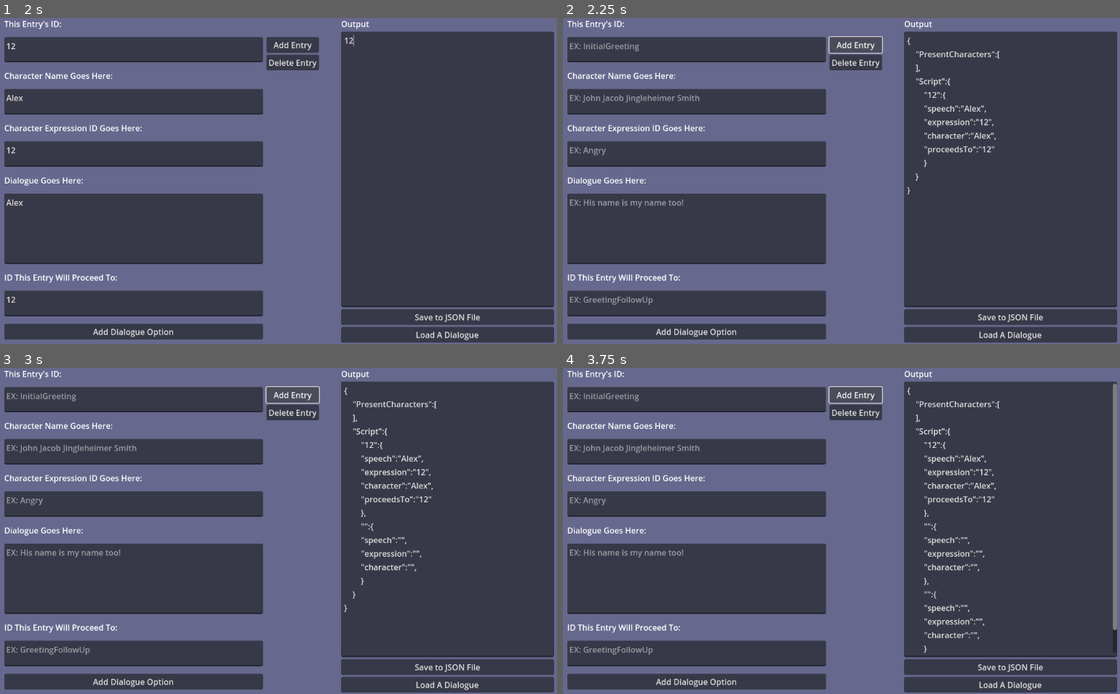
Above: before the commit, frames 1-4 (two rows, left to right).
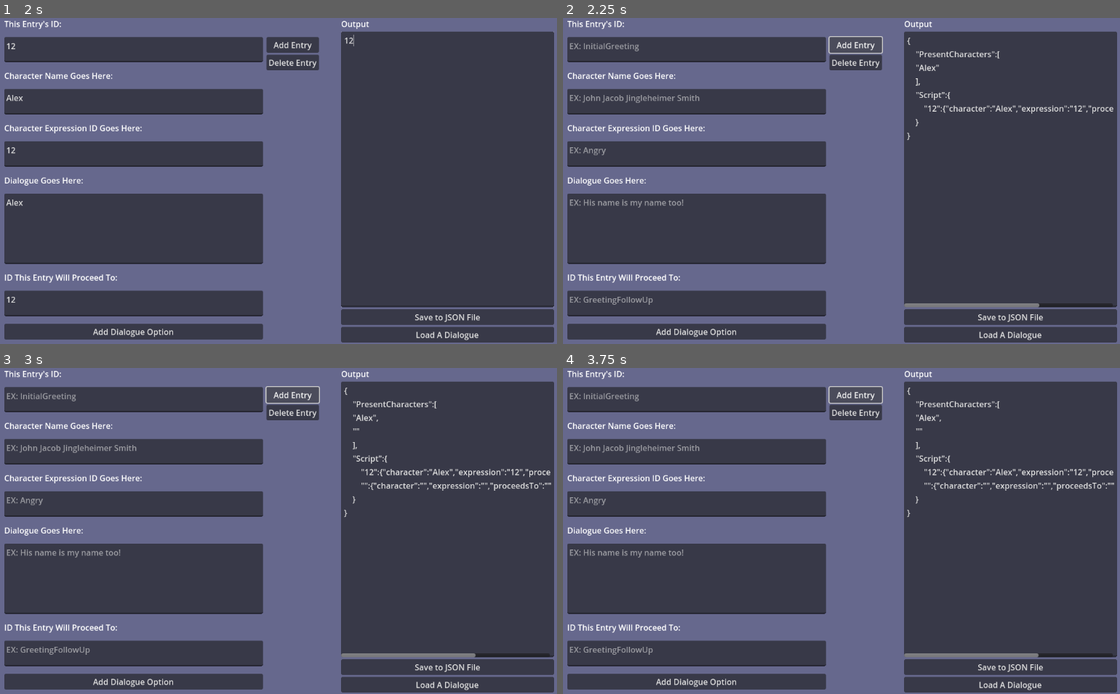
Above: after the commit, the same moments.

Repository: RyanGowan/DialogueWriterFOSS
Game: Godot game, scene res://Scenes/MainScene.tscn
Same seed, same stepped clock (60 frames per second), same inputs: the game is played once before the commit and once after it.
Inputs (mouse positions are in pixels of both pictures, inside the frame that each line leads up to):
- Up to frame 1 (2 s): click (133, 50) at 0.52 s; type "12" at 0.6 s; click (133, 102) at 0.75 s; type "Alex" at 0.83 s; click (133, 154) at 0.98 s; type "12" at 1.07 s; click (133, 229) at 1.27 s; type "Alex" at 1.35 s; click (133, 304) at 1.5 s; type "12" at 1.58 s; click (445, 167) at 1.73 s; type "12" at 1.82 s
- Up to frame 2 (2.25 s): click "Add Entry" at 2 s
- Up to frame 3 (3 s): click "Add Entry" at 2.75 s
- Up to frame 4 (3.75 s): click "Add Entry" at 3.5 s

Frame 1 is identical in both runs. In frame 2, 1.3% of the frame differs, in the area x 61-99%, y 14-89%; in frame 3, 1.8%; in frame 4, 2.7%, in the area x 61-100%, y 4-89%.

Commit message:
Fixed bugs with loading a JSON
Dialogue writer now makes better use of JSON.stringify to make the code cleaner
Dialogue writer now updates it's internal state when loading a JSON file externally
Dialogue writer now has a function to capture the current state of the output field as a JSON file

Diff:
--- a/Scripts/InputToJSON.gd
+++ b/Scripts/InputToJSON.gd
@@ -19,9 +19,10 @@
 
 var fileDialogPath: String = "";
 
-var currentContent: String = "";
-var currentEntries: Array = [];
+var currentEntries: Dictionary = {};
 var currentCharacters: Array = [];
+
+#var test: Dictionary = {"1": {"aa": "bb"}};
 
 func _ready():
 	acceptBtn.button_down.connect(AddToFile);
@@ -34,57 +35,83 @@
 #returns a string representing which characters are present in the current dialogue file
 func UpdatePresentCharacters() -> String:
 	var returnVal = "";
-	var startLine = str("\"", "PresentCharacters", "\"", ":[");
+	var startLine = str("\"", "PresentCharacters", "\"", ":[\n");
 	returnVal = startLine;
 	for x in len(currentCharacters):
 		var character = str("\t\"", currentCharacters[x], "\"");
 		if x < len(currentCharacters) - 1:
 			#only add a comma and a new line if there is another character coming
 			character = str(character, ",\n");
-
 		returnVal = str(returnVal, character);
 		pass;
 	returnVal = str(returnVal, "\n\t],",);
 	return returnVal;
 
+#retrieves what state the output field
+func GetCurrentOutputFieldState() -> void:
+
+	var stringToParse = outputField.text
+	var data = JSON.parse_string(stringToParse);
+	if data == null:
+		return;
+	var dialogueScript = data["Script"];
+	var characters = data["PresentCharacters"];
+
+	for x in dialogueScript.keys():
+		#print(currentEntries[x]);
+		currentEntries[x] = dialogueScript[x];
+		if not(currentEntries[x]["character"] in currentCharacters):
+			currentCharacters.append(currentEntries[x]["character"]);
+			pass;
+		pass;
+	pass;
+
 #adds the current contents of the input fields to the JSON file
 func AddToFile() -> void:
-	var entry: String = GenerateEntry();
-	currentEntries.append(entry);
+	#if this current name is not already in our charater list, add it
+	if not(nameField.text in currentCharacters):
+		currentCharacters.append(nameField.text);
+		pass;
+
+	#generate a dictionary entry
+	var pair: Dictionary = GenerateEntry();
+
+	currentEntries.merge(pair);
 	var openingLine = "{"
 	var presentCharacters = UpdatePresentCharacters();
+	var entryKeys = currentEntries.keys();
 	var mainEntries = "\"Script\":{\n";
-	for x in len(currentEntries):
-		mainEntries = str(mainEntries, "\t", currentEntries[x])
+
+	for x in len(entryKeys):
+		var key = str("\"",entryKeys[x], "\"", ":");
+		mainEntries = str(mainEntries, "\t\t", key, JSON.stringify(currentEntries[entryKeys[x]]));
 		if x < len(currentEntries) - 1:
 			#only add a comma and a new line if there is another character coming
 			mainEntries = str(mainEntries, ",\n");
 		else:
 			mainEntries = str(mainEntries, "\n");
-		pass;
 	var endLine = "\t}\n}";
-
+	#print(mainEntries);
 	var finalResult = str(openingLine, "\n\t", presentCharacters, "\n\t", mainEntries, endLine);
 	outputField.text = finalResult;
 	ClearInputFields();
 
 #generates a JSON entry from the data in the input fields
-func GenerateEntry() -> String:
+func GenerateEntry() -> Dictionary:
 
+	var finalDict: Dictionary = {};
+	var subDictionary: Dictionary = {};
 	var finalString = "";
-	var idLine = str("\t\"", idField.text, "\"", ":{");
-	var dialogueLine = str("\t\t\"", "speech" , "\"", ":", "\"", dialogueField.text, "\"", ",");
-	var expressionLine = str("\t\t\"", "expression" , "\"", ":", "\"", expressionField.text, "\"", ",");
-	var nameLine = str("\t\t\"", "character" , "\"", ":", "\"", nameField.text, "\"", ",");
-	var proceedingLine = str("\t\t\"", "proceedsTo" , "\"", ":", "\"", proceedField.text, "\"",);
-	var endingLine = str("\t\t}");
 
-	finalString = str(idLine, "\n", dialogueLine, "\n", expressionLine, "\n", nameLine, "\n");
-	if proceedField.text != "":
-		finalString = str(finalString, proceedingLine, "\n");
-	finalString = str(finalString, endingLine);
 
-	return finalString;
+	var idLine = str(idField.text);
+	subDictionary["speech"] = dialogueField.text;
+	subDictionary["expression"] = expressionField.text;
+	subDictionary["character"] = nameField.text;
+	subDictionary["proceedsTo"] = nameField.text;
+
+	finalDict[idLine] = subDictionary
+	return finalDict;
 
 #endregion
 
@@ -116,6 +143,7 @@
 	var file = FileAccess.open(fileDialogPath, FileAccess.READ);
 	outputField.text = file.get_as_text();
 	file.close();
+	GetCurrentOutputFieldState();
 	pass
 #endregion
 
